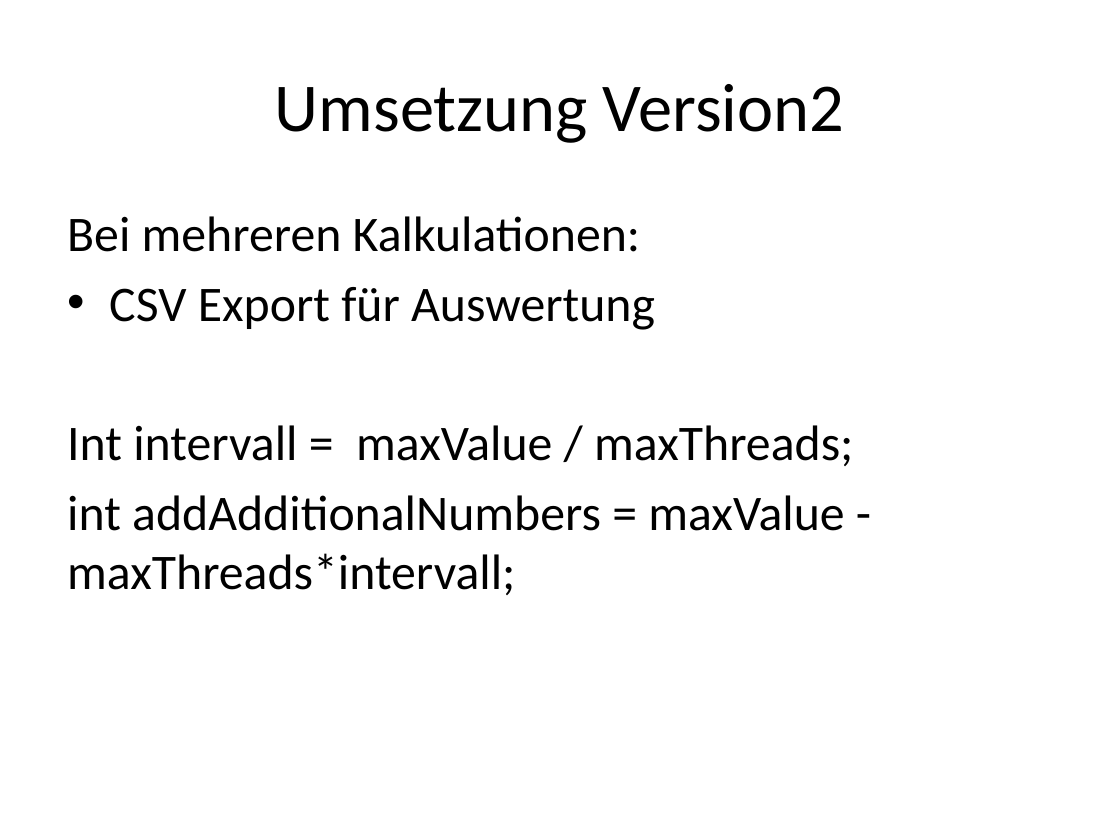
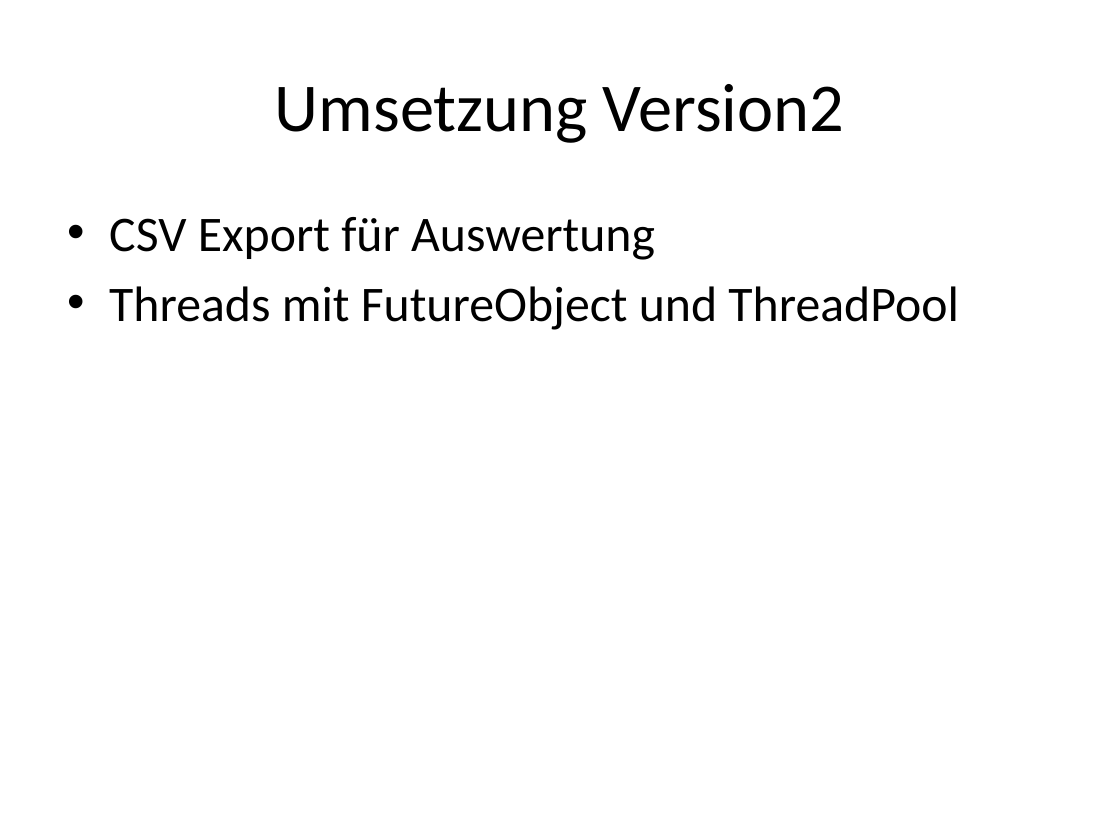
Before and after one commit to tscheims1/PrimeCalculator1, a slide deck: slide 8 of Primzahlen und Threads.pptx. Drawn at 1120x840 pixels with LibreOffice and Linux fonts; fonts in the diff are those of the drawing. Boxes give left, top, right and bottom in pixels: in the first picture for what was removed or moved away, otherwise in the second. Text is boxed around its words. In the diff, an @@ line names an element or a change of style, - is before the commit and + after.

Commit message:
updated presentation

```diff
--- a/Primzahlen und Threads.pptx
+++ b/Primzahlen und Threads.pptx
@@ text at box(67, 216, 641, 252): paragraph removed @@
-Bei mehreren Kalkulationen:
@@ text at box(109, 286, 958, 330): text changed @@
-Int intervall = maxValue / maxThreads;
-int addAdditionalNumbers = maxValue - maxThreads*intervall;
+• Threads mit FutureObject und ThreadPool
```
Also in this commit, not shown: 5 other slides changed, 2 slides added, 1 slide removed, 3 other files.
